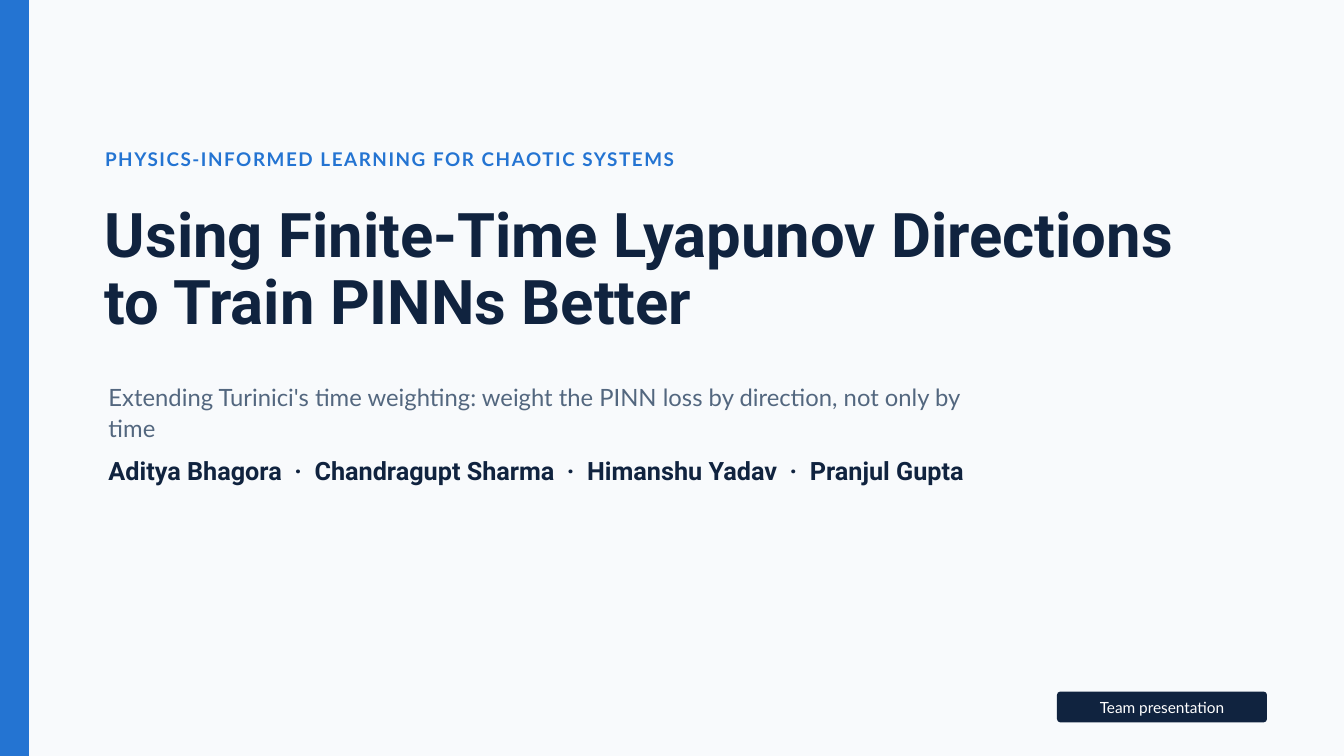
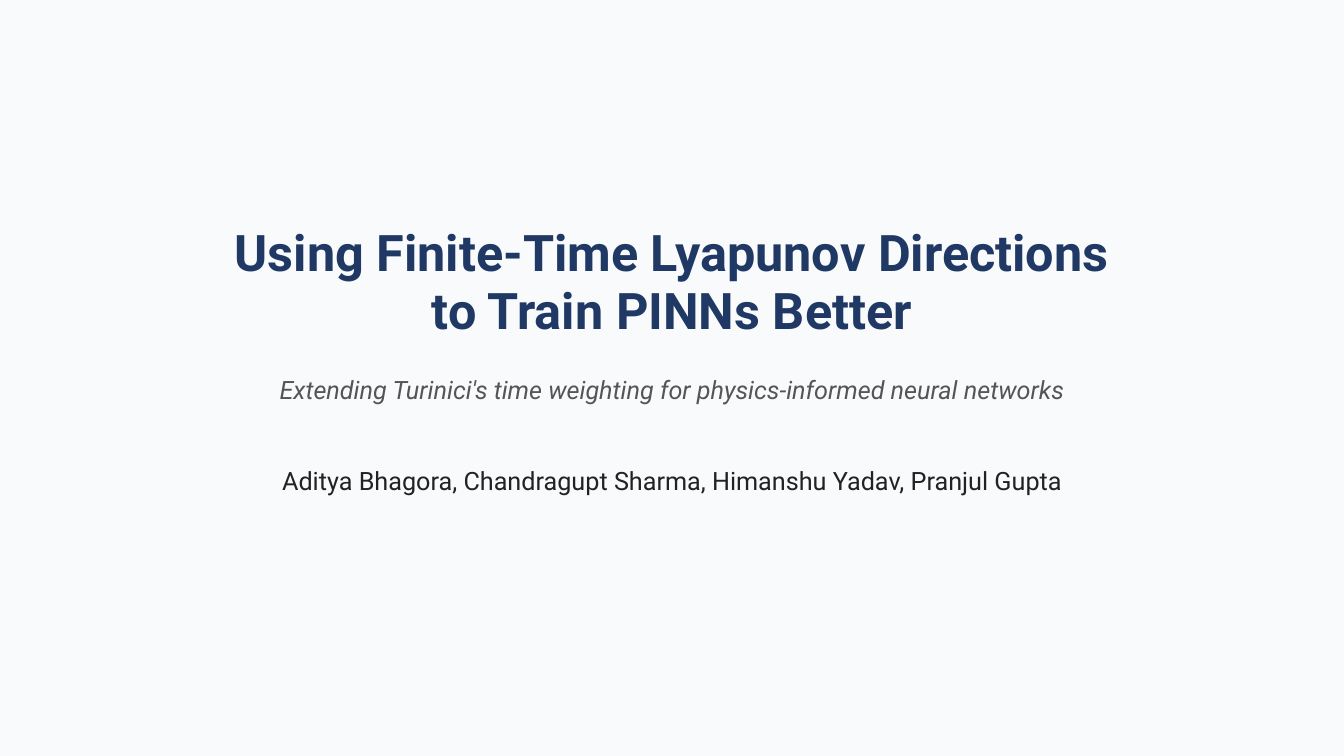
Before and after one commit to ChandraguptSharma07/directional_pinn, a slide deck: slide 1 of matrix_weighting/docs/slides/presentation.pptx. Drawn at 1344x756 pixels with LibreOffice and Linux fonts; fonts in the diff are those of the drawing. Boxes give left, top, right and bottom in pixels: in the first picture for what was removed or moved away, otherwise in the second. Text is boxed around its words. In the diff, an @@ line names an element or a change of style, - is before the commit and + after.

```diff
--- a/matrix_weighting/docs/slides/presentation.pptx
+++ b/matrix_weighting/docs/slides/presentation.pptx
@@ freeform shape removed at bbox=[0, 0, 30, 756] @@
@@ text removed at bbox=[105, 152, 674, 166] @@
-PHYSICS-INFORMED LEARNING FOR CHAOTIC SYSTEMS
@@ text "Using Finite-Time Lyapunov Directions": place and size @@
-text "Using Finite-Time Lyapunov Directions" at bbox=[105, 211, 1173, 325]
+text "Using Finite-Time Lyapunov Directions" at bbox=[235, 233, 1108, 330]
@@ text "Using Finite-Time Lyapunov Directions" at bbox=[235, 233, 1108, 330]: size 66 to 54 pt, text colour #10233F to #1F3864; alignment left to centre; line spacing 72.6pt to 62.1pt @@
@@ text at bbox=[280, 380, 1064, 405]: text changed; size 25.5 to 27 pt; font Lato to Roboto; text colour #53677F to #555555; italic on @@
-Extending Turinici's time weighting: weight the PINN loss by direction, not only by time
+Extending Turinici's time weighting for physics-informed neural networks
@@ text at bbox=[282, 471, 1061, 496]: text changed; text colour #10233F to #222222; bold off @@
-Aditya Bhagora · Chandragupt Sharma · Himanshu Yadav · Pranjul Gupta
+Aditya Bhagora, Chandragupt Sharma, Himanshu Yadav, Pranjul Gupta
@@ freeform shape removed at bbox=[1057, 691, 1267, 722] @@
@@ text removed at bbox=[1100, 702, 1224, 716] @@
-Team presentation
```
Also in this commit, not shown: 11 other slides changed, 1 slide added, 2 other files.
